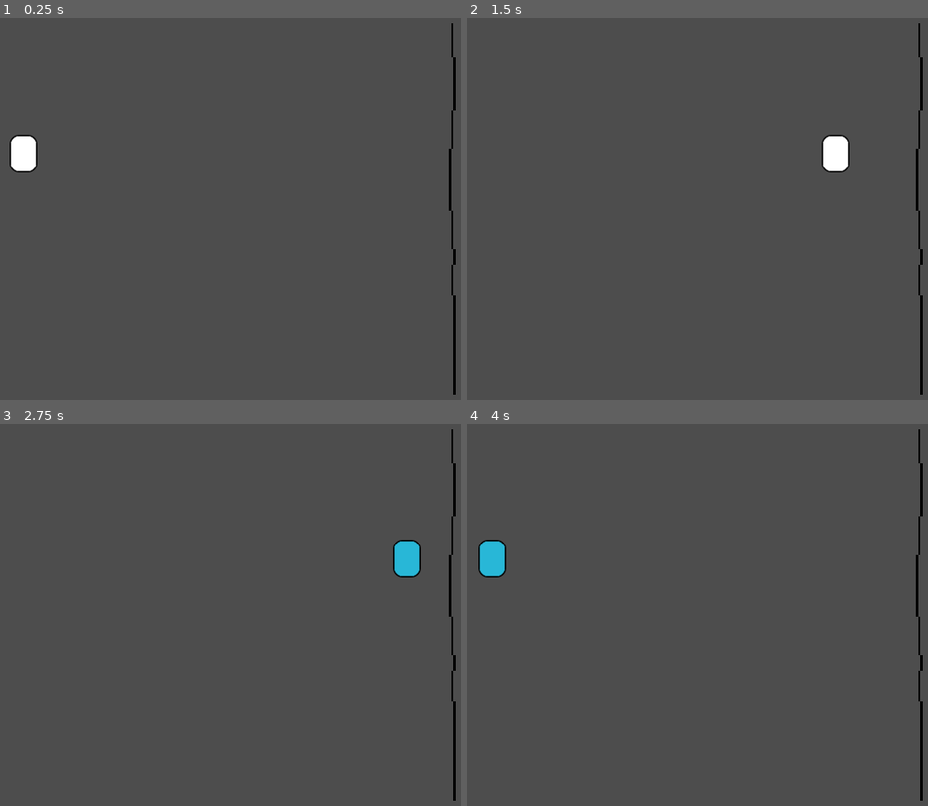
Above: before the commit, frames 1-4 (two rows, left to right).
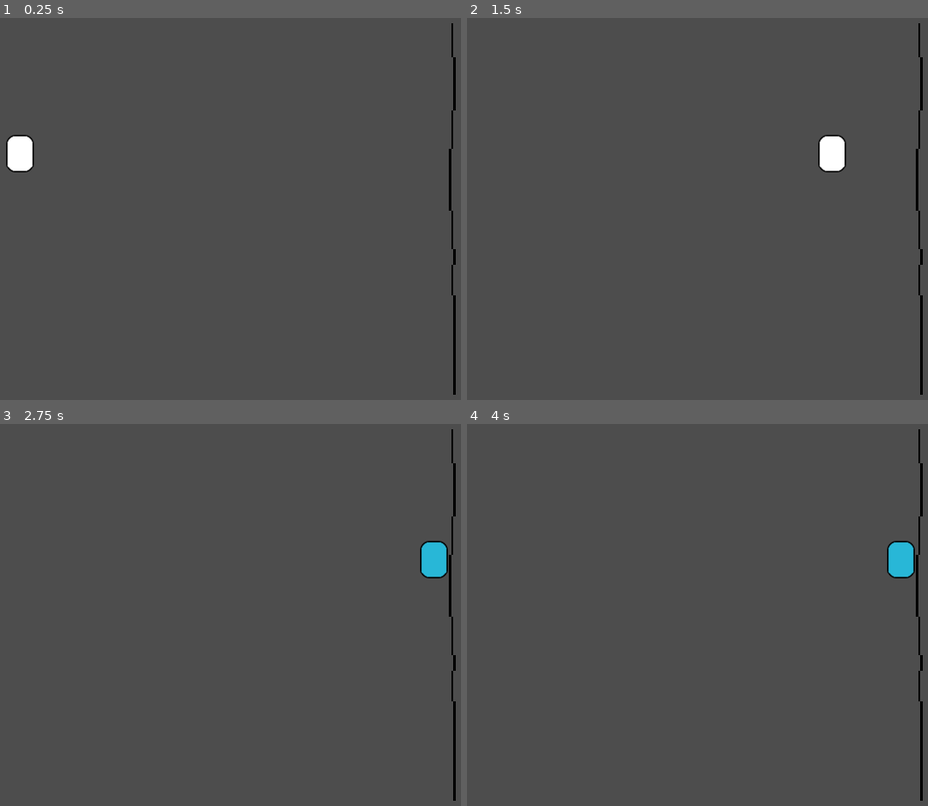
Above: after the commit, the same moments.

Repository: phan-andrew/demo3
Game: Godot game, scene res://cardthrow.tscn
The game is run twice, just before and just after one commit, with the same random seed, the same clock (stepped at 60 frames per second) and the same inputs. This scene is started directly instead of the project's main scene.
Inputs:
- Up to frame 1 (0.25 s): no input
- Up to frame 2 (1.5 s): tap Enter (reset, bound only after the commit) at 0.5 s; hold Space (move_right) 0.53-1.28 s
- Up to frame 3 (2.75 s): hold Space (move_right) from 2.03 s (still down)
- Up to frame 4 (4 s): release Space (move_right) at 3.53 s

The runs differ from the first frame. In frame 1, 0.2% of the frame differs, in the area x 1-9%, y 30-41%; in frame 2, 0.2%; in frame 3, 1.1%; in frame 4, 1.1%, in the area x 2-98%, y 30-41%.

Commit message:
now resets =)

Diff:
--- a/CharacterBody2D.gd
+++ b/CharacterBody2D.gd
@@ -3,6 +3,9 @@
 var move=false
 var vel : Vector2=Vector2()
 @onready var sprite : Sprite2D =get_node("Pixil-frame-0")
+
+#func wait(seconds: float) -> void:
+  #await get_tree().create_timer(seconds).timeout
 
 func _physics_process(delta):
 	if Input.is_action_pressed("move_right"):
@@ -12,8 +15,10 @@
 		var collision := move_and_collide(Vector2(5,0))
 		if collision != null:
 			modulate = Color8(40,183,215)
-			print("collided")
-			position.x=0
-			position.y=0
+			if Input.is_action_pressed("reset"):
+				position.x=0
+				position.y=0
+				move=false
+
 func _ready():
 	pass
--- a/cardFlip.tscn
+++ b/cardFlip.tscn
@@ -68,7 +68,7 @@
 tracks/1/interp = 1
 tracks/1/loop_wrap = true
 tracks/1/keys = {
-"times": PackedFloat32Array(0.156818, 0.18467),
+"times": PackedFloat32Array(0.189502, 0.213268),
 "transitions": PackedFloat32Array(1, 1),
 "update": 1,
 "values": [-1, 0]
@@ -83,7 +83,7 @@
 [sub_resource type="RectangleShape2D" id="RectangleShape2D_7wmbb"]
 size = Vector2(846, 1352)
 
-[node name="Node2D" type="Node2D"]
+[node name="Node2D2" type="Node2D"]
 script = ExtResource("1_ocqbr")
 
 [node name="card" type="Sprite2D" parent="."]
--- a/cardthrow.tscn
+++ b/cardthrow.tscn
@@ -1,11 +1,11 @@
-[gd_scene load_steps=3 format=3 uid="uid://nqbl4t2w55pn"]
+[gd_scene load_steps=3 format=3 uid="uid://bnhkkblfqc0y0"]
 
 [ext_resource type="PackedScene" uid="uid://ducg4oqqxsox1" path="res://card.tscn" id="1_87b8e"]
-[ext_resource type="PackedScene" path="res://wall.tscn" id="2_0l03i"]
+[ext_resource type="PackedScene" uid="uid://b1hogacia5gvf" path="res://wall.tscn" id="2_0l03i"]
 
 [node name="Node2D" type="Node2D"]
 
 [node name="Card" parent="." instance=ExtResource("1_87b8e")]
-position = Vector2(7, 2)
+position = Vector2(2, 2)
 
 [node name="wall" parent="." instance=ExtResource("2_0l03i")]
--- a/project.godot
+++ b/project.godot
@@ -26,6 +26,11 @@
 "events": [Object(InputEventKey,"resource_local_to_scene":false,"resource_name":"","device":0,"window_id":0,"alt_pressed":false,"shift_pressed":false,"ctrl_pressed":false,"meta_pressed":false,"pressed":false,"keycode":0,"physical_keycode":32,"key_label":0,"unicode":0,"echo":false,"script":null)
 ]
 }
+reset={
+"deadzone": 0.5,
+"events": [Object(InputEventKey,"resource_local_to_scene":false,"resource_name":"","device":-1,"window_id":0,"alt_pressed":false,"shift_pressed":false,"ctrl_pressed":false,"meta_pressed":false,"pressed":false,"keycode":0,"physical_keycode":4194309,"key_label":0,"unicode":0,"echo":false,"script":null)
+]
+}
 
 [rendering]
 
Not shown: 1 places in cardFlip.tscn that only renumber resources
